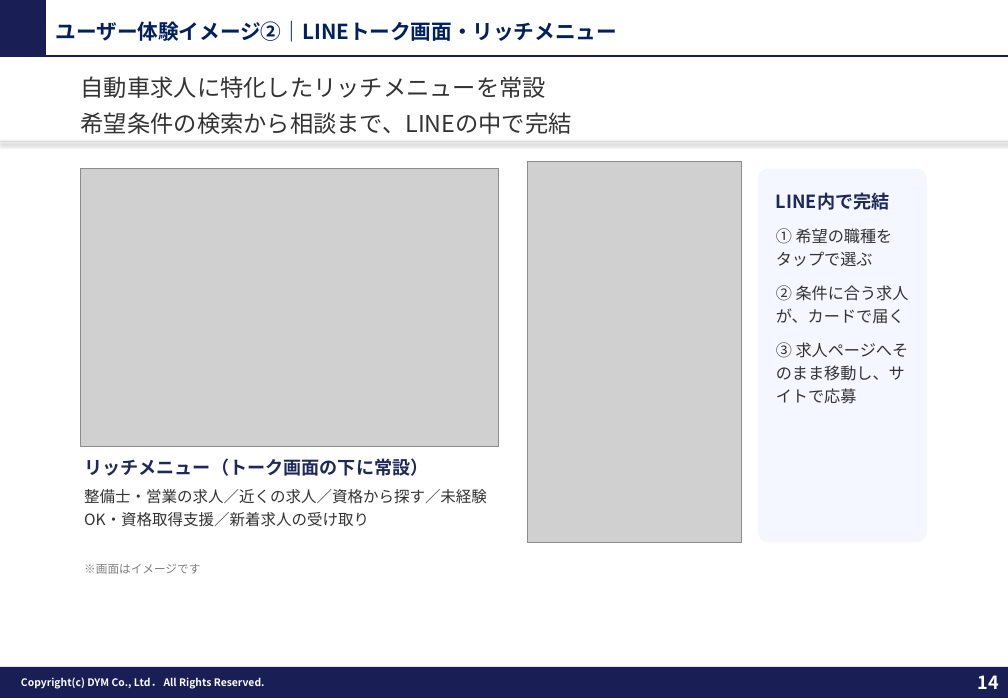
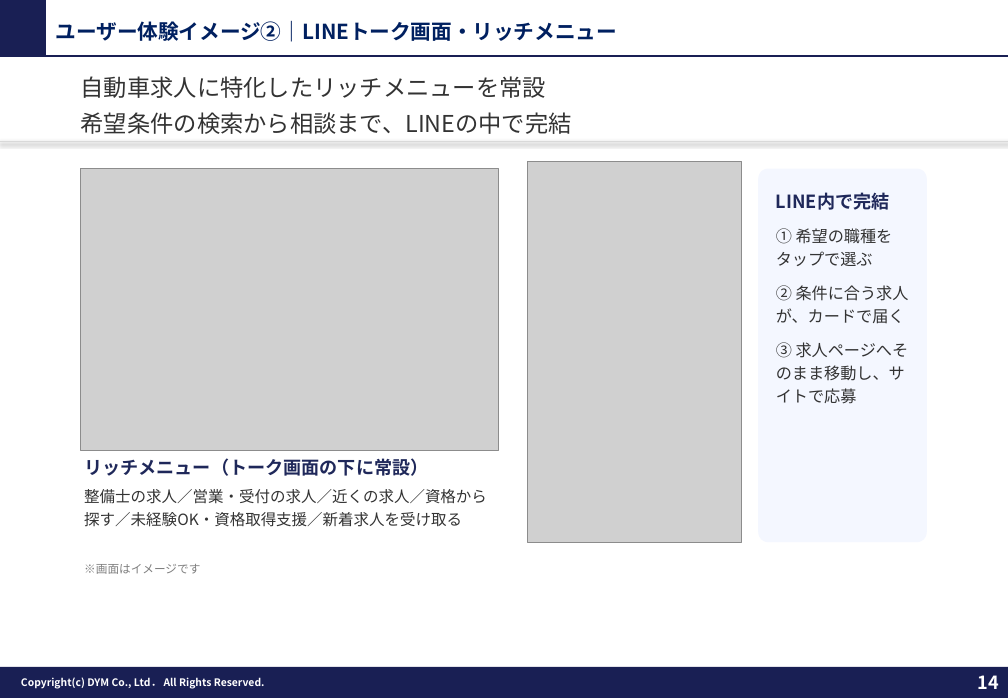
Before and after one commit to tonomura-r-dev/folder, a slide deck: slide 14 of 20261004_チェングロウス_サイトリニューアルとLINE同時導入のご提案ver1.0.pptx. Drawn at 1008x698 pixels with LibreOffice and Linux fonts; fonts in the diff are those of the drawing; grey boxes stand for pictures; background and template pictures are left out. Boxes give left, top, right and bottom in pixels: in the first picture for what was removed or moved away, otherwise in the second. Text is boxed around its words. In the diff, an @@ line names an element or a change of style, - is before the commit and + after.

```diff
--- a/20261004_チェングロウス_サイトリニューアルとLINE同時導入のご提案ver1.0.pptx
+++ b/20261004_チェングロウス_サイトリニューアルとLINE同時導入のご提案ver1.0.pptx
@@ text at (84, 489, 487, 527): text changed @@
-整備士・営業の求人／近くの求人／資格から探す／未経験OK・資格取得支援／新着求人の受け取り
+整備士の求人／営業・受付の求人／近くの求人／資格から探す／未経験OK・資格取得支援／新着求人を受け取る
```
Also in this commit, not shown: 4 other files.
